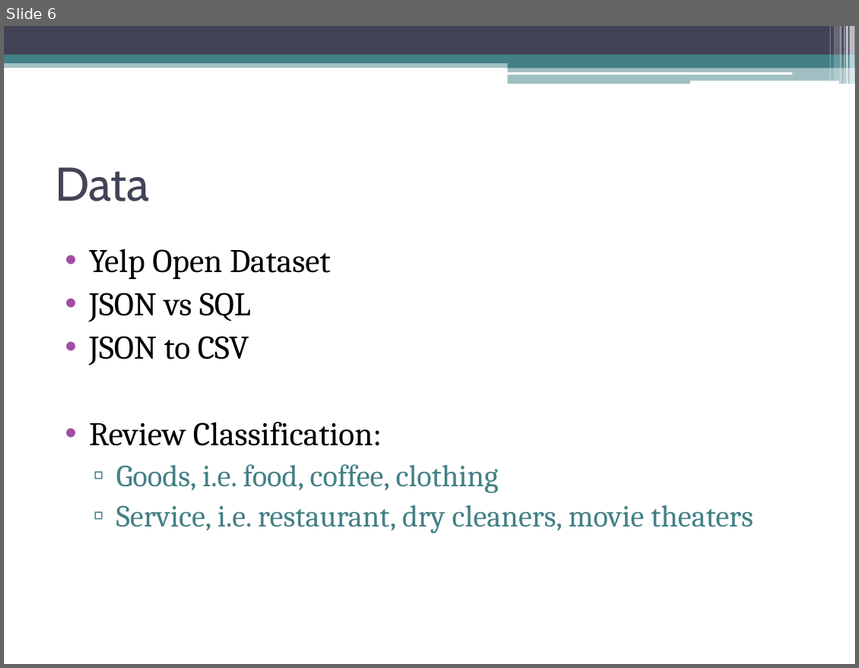
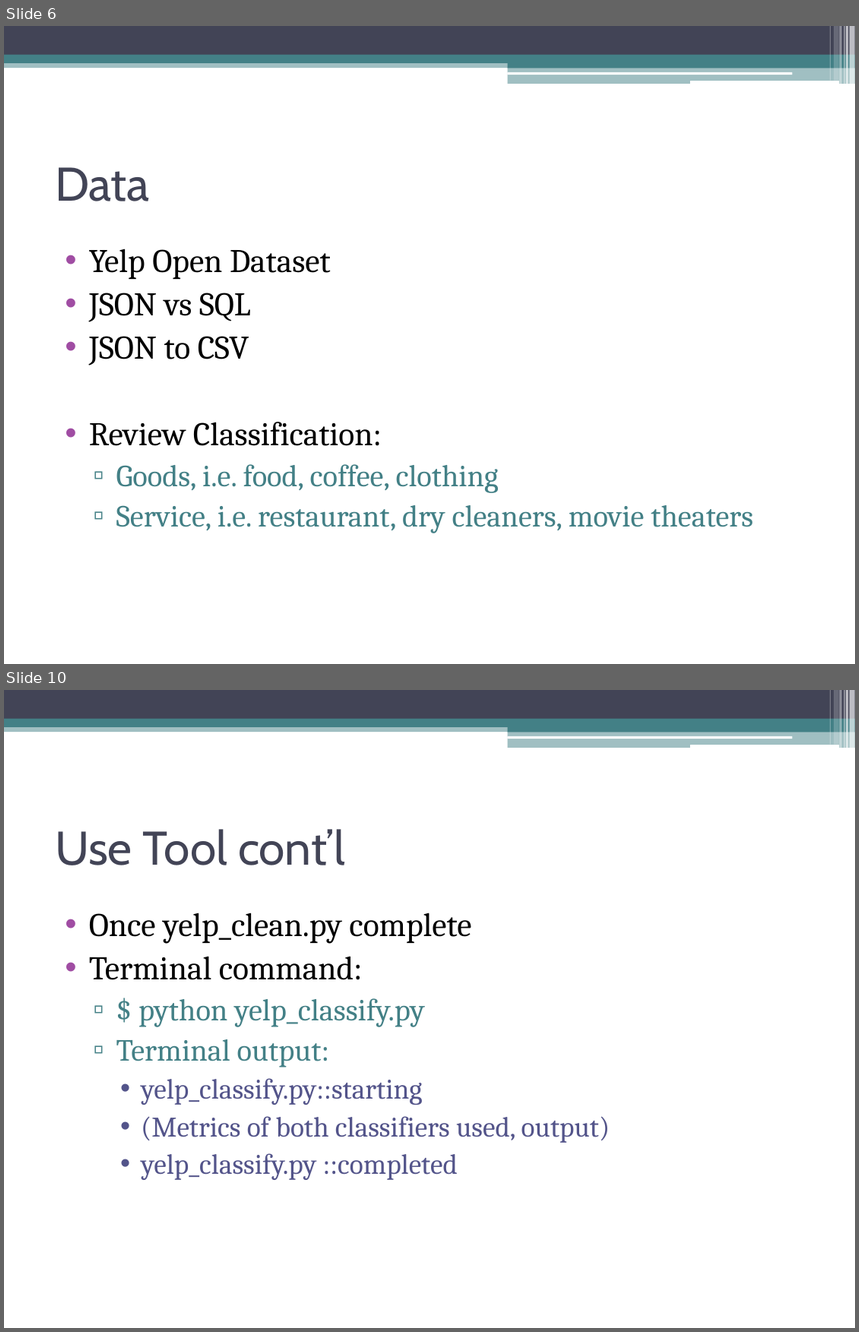
Before and after one commit to dheerajpatta/CS410-Project, a slide deck: Yelp.pptx. Shown one above the other, each under a label of ours: slide 6 before the commit, slides 6 and 10 after it; the slides between them are not shown. The pictures are 859x668 and 859x1332 pixels, drawn with LibreOffice and Linux fonts; fonts in the diff are those of the drawing. Boxes give left, top, right and bottom in pixels: in the first picture for what was removed or moved away, otherwise in the second. Text is boxed around its words. In the diff, an @@ line names an element or a change of style, - is before the commit and + after.

```diff
--- a/Yelp.pptx
+++ b/Yelp.pptx
@@ slide 10 added at bbox=[4, 690, 855, 1328], background #FFFFFF; not listed: 13 template elements that a slide beside it also shows @@
@@ title added at bbox=[55, 829, 345, 866], 40 pt, text #424456 @@
+Use Tool cont’l
@@ text added at bbox=[89, 913, 610, 1180], 24 pt, text #53548A @@
+• Once yelp_clean.py complete
+• Terminal command:
+  ▫ $ python yelp_classify.py
+  ▫ Terminal output:
+    • yelp_classify.py::starting
+    • (Metrics of both classifiers used, output)
+    • yelp_classify.py ::completed
```
Also in this commit, not shown: 2 slides changed, 7 other slides added, 16 other files.
